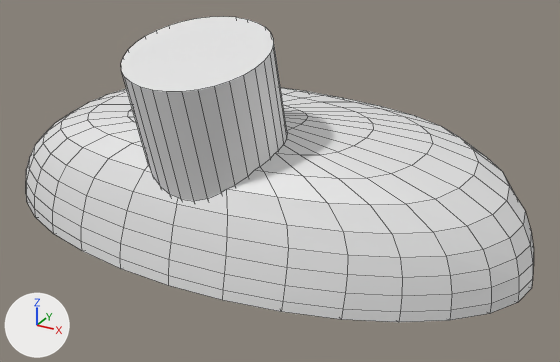
The Blender file antenna-cover.blend as it was, and as the next commit left it.
Both versions are drawn from a 50 mm lens placed at (5.19, -8.52, 4.15), pointed at (0.5, 0.0, -0.11). The axes (+X, +Y, +Z) are drawn at lower left. The lights are the same throughout. Mesh edges are drawn as thin lines.

Before the edit, the objects in view are built like this:
```python
me_cylinder_001 = bpy.data.meshes.new('Cylinder.001')
me_cylinder_001.from_pydata(...)  # a 32-sided cylinder along z spanning x -1.0..1.0, y -1.0..1.0, z -1.0..1.0
me_sphere = bpy.data.meshes.new('Sphere')
me_sphere.from_pydata(...)  # 321 vertices, 320 faces; spans x -1.05..1.03, y -1.04..1.05, z -0.52..0.49
ob_cylinder_001 = bpy.data.objects.new('Cylinder.001', me_cylinder_001)
ob_cylinder_001.location = (0.05, -0.892, 0.84)
ob_cylinder_001.rotation_euler = (0.268, 0.0, 0.0)  # degrees (15, 0, 0)
ob_cylinder_001.scale = (0.9, 0.9, 1.1)
ob_sphere = bpy.data.objects.new('Sphere', me_sphere)
ob_sphere.location = (0.004, 0.143, -0.04)
ob_sphere.scale = (3.9, 2.06, 1.78)
_m = ob_sphere.modifiers.new('Smooth', 'SMOOTH')
_m.factor = 1.5
_m.iterations = 2
_m = ob_sphere.modifiers.new('Solidify', 'SOLIDIFY')
_m.thickness = 0.06
_m.use_even_offset = True
_m = ob_sphere.modifiers.new('Boolean', 'BOOLEAN')
_m.object = ob_cylinder_001
```
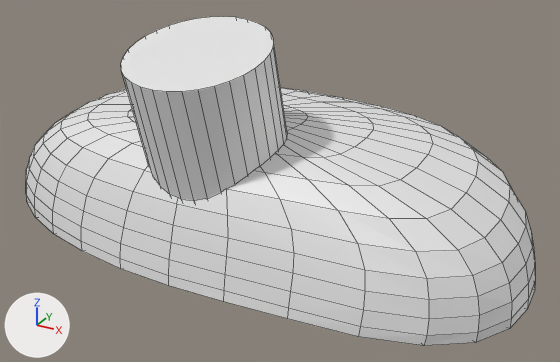
What differs and where, as boxes (x1, y1, x2, y2) in the pictures (560 x 362 px; the box of a moved part takes in the faces that stretch with it):
'Sphere', reshaped, modifiers changed (10% taller)
    before: (26, 88, 534, 322)
    after: (26, 88, 535, 345)
part 1 of me_sphere, moved or reshaped
    before: (355, 138, 533, 302)
    after: (355, 138, 535, 307)
part 2 of me_sphere, moved or reshaped
    before: (322, 146, 459, 204)
    after: (325, 147, 466, 218)
part 3 of me_sphere, moved or reshaped
    before: (406, 189, 509, 256)
    after: (427, 193, 518, 275)
part 4 of me_sphere, moved or reshaped
    before: (264, 154, 369, 205)
    after: (265, 155, 389, 219)
part 5 of me_sphere, moved or reshaped
    before: (446, 238, 519, 320)
    after: (473, 244, 528, 342)
part 6 of me_sphere, moved or reshaped
    before: (300, 155, 405, 205)
    after: (303, 157, 427, 219)
part 7 of me_sphere, moved or reshaped
    before: (277, 197, 400, 258)
    after: (280, 200, 426, 278)
part 8 of me_sphere, moved or reshaped
    before: (281, 204, 452, 322)
    after: (287, 219, 479, 345)

Edits to the bpy script that builds the scene:
```text
Change me_sphere:
    used by ob_sphere; location = (0.004, 0.143, -0.04); scale = (3.9, 2.06, 1.78)
    remove me_sphere.from_pydata(...)  # 321 vertices, 320 faces; spans x -1.05..1.03, y -1.04..1.05, z -0.52..0.49
    add me_sphere.from_pydata(...)  # 321 vertices, 320 faces; spans x -1.05..1.04, y -1.04..1.05, z -0.52..0.49
    me_sphere part 1: all 8 vertices in x 0.64..1.01, y -0.2..-0.11, z -0.52..0.37 are moved by (0.02, -0.02, 0.0)
    me_sphere part 2: the 1 vertex in x 0.61, y -0.39, z 0.37 is moved by (0.05, -0.09, 0.0)
    me_sphere part 3: the 1 vertex in x 0.87, y -0.36, z 0.07 is moved by (0.05, -0.09, 0.0)
    me_sphere part 4: all 2 vertices in x 0.49, y -0.71..-0.57, z 0.27..0.37 are moved by (0.06, -0.05, 0.0)
    me_sphere part 5: 5 of the vertices in x 0.91..0.95, y -0.4..-0.37, z -0.52..-0.04 are moved by (0.08, -0.11, 0.0)
    me_sphere part 6: 2 of the vertices in x 0.56..0.75, y -0.48..-0.39, z 0.27..0.37 are moved by (0.08, -0.11, 0.0)
    me_sphere part 7: 1 of the vertices in x 0.56, y -0.74, z 0.07 are moved by (0.08, -0.11, 0.0)
    me_sphere part 8: 19 of the vertices in x 0.56..0.86, y -0.87..-0.51, z -0.52..0.27 are moved by (0.11, -0.15, 0.0)
Change ob_sphere:
    where _m = ob_sphere.modifiers.new('Solidify', 'SOLIDIFY')
    _m.thickness: 0.06 -> 0.045
```
